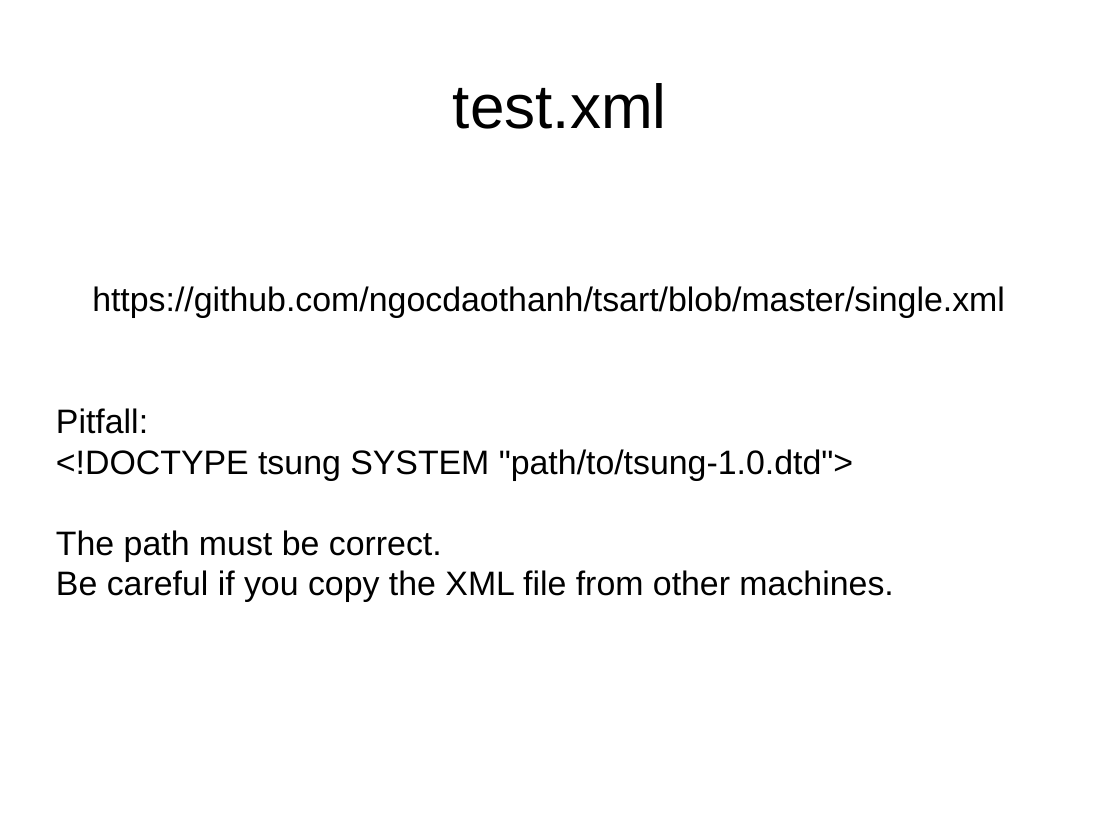
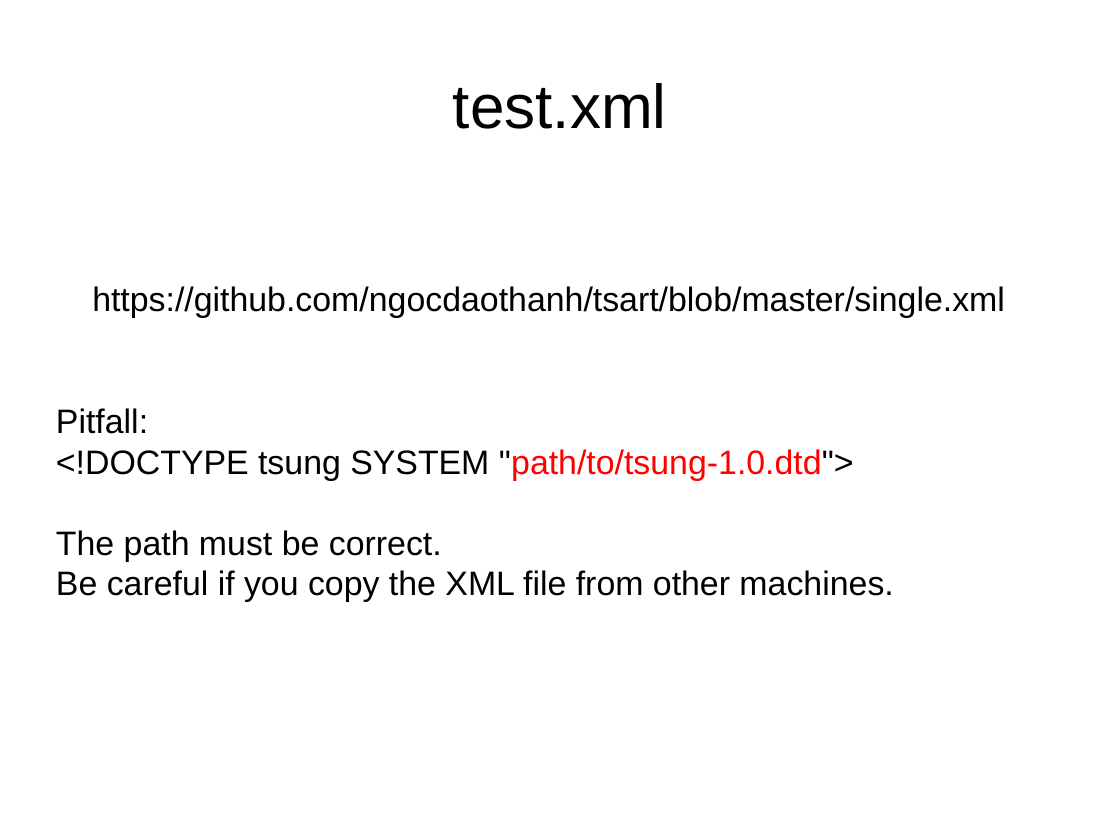
Before and after one commit to ngocdaothanh/tsart, a slide deck: slide 12 of tsung.odp. Drawn at 1120x840 pixels with LibreOffice and Linux fonts; fonts in the diff are those of the drawing. Boxes give left, top, right and bottom in pixels: in the first picture for what was removed or moved away, otherwise in the second. Text is boxed around its words. In the diff, an @@ line names an element or a change of style, - is before the commit and + after.

```diff
--- a/tsung.odp
+++ b/tsung.odp
@@ subtitle at bbox=[56, 408, 854, 480]: text colour #000000 to #FF0000 in ""path/to/tsung-1.0.dtd">" @@
```
Also in this commit, not shown: 3 other slides changed, 6 slides added, 2 slides removed.
